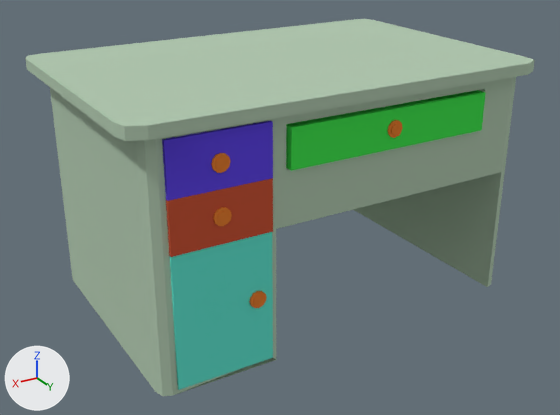
Renders of the Blender file Assets/Custom Models/desky desk.blend from each side of a commit.
Both versions are drawn from a 50 mm camera at (5.43, 1.24, 4.32) aimed at (1.45, -5.41, 1.0). The lights are fixed; the arrows at lower left show +X, +Y and +Z.

In view in the first picture: 'bottom cabinet', 'desk body', 'long drawer', 'middle drawer', 'top drawer'.
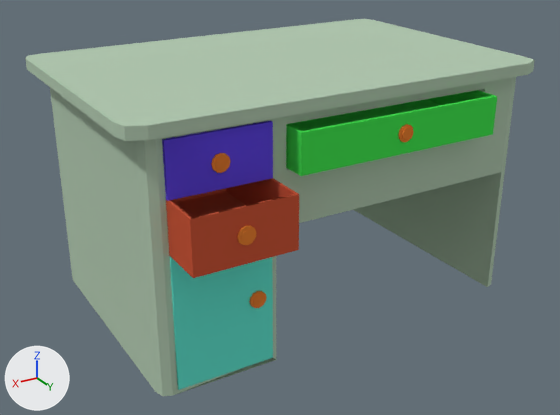
Boxes (x1, y1, x2, y2) around the edits, measured in the pictures (560 x 415 px):
'long drawer', moved: before (286, 90, 486, 171); after (286, 90, 497, 176)
'middle drawer', moved: before (166, 178, 273, 257); after (166, 178, 299, 278)

The change, as a diff of the scene's bpy script:
```diff
--- a/Assets/Custom Models/desky desk.blend.py
+++ b/Assets/Custom Models/desky desk.blend.py
@@ ob_long_drawer @@
 ob_long_drawer = bpy.data.objects.new('long drawer', me_untitled_015)
-ob_long_drawer.location = (0.898, -4.496, 2.123)
+ob_long_drawer.location = (0.898, -4.337, 2.123)
@@ ob_middle_drawer @@
 ob_middle_drawer = bpy.data.objects.new('middle drawer', me_untitled_007)
-ob_middle_drawer.location = (2.726, -4.418, 1.64)
+ob_middle_drawer.location = (2.726, -3.983, 1.64)
```
